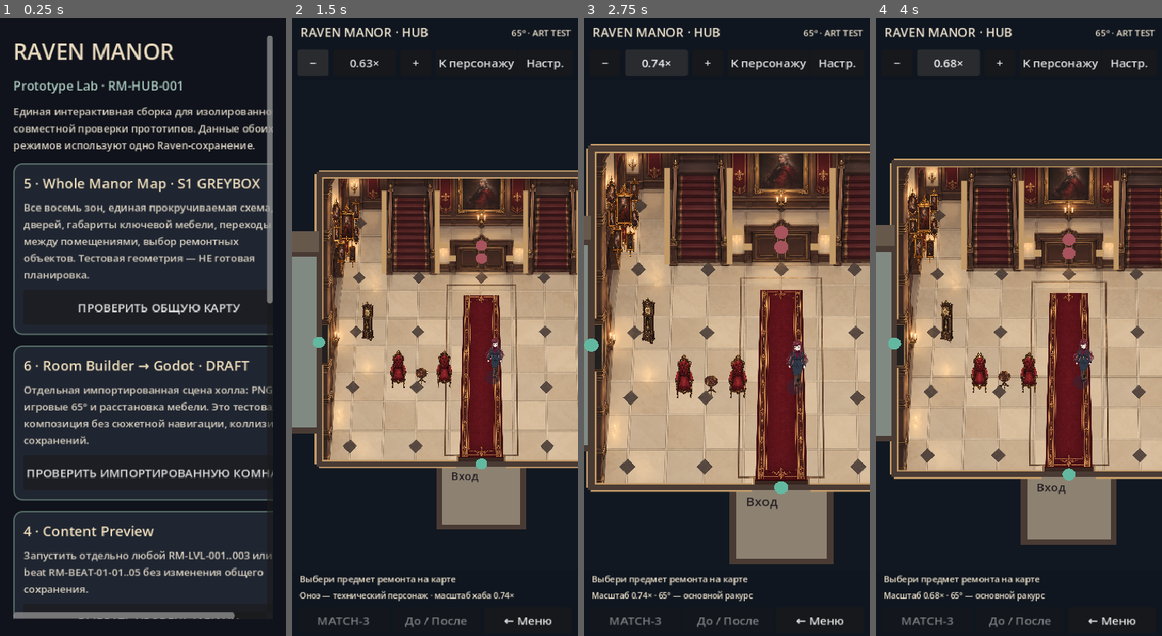
Above: before the commit, frames 1-4 (left to right).
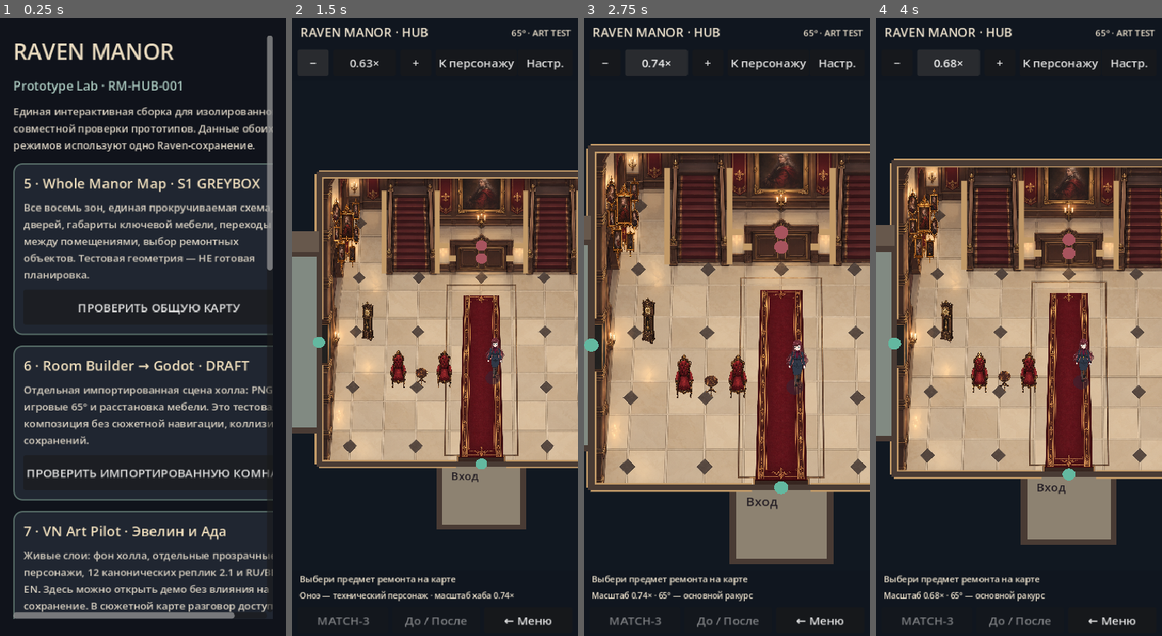
Above: after the commit, the same moments.

Repository: bezdredoff/RavenManor-Godot
Game: Godot game, scene res://scenes/raven/prototype_launcher.tscn
The game is run twice, just before and just after one commit, with the same random seed, the same clock (stepped at 60 frames per second) and the same inputs.
Inputs:
- Up to frame 1 (0.25 s): no input
- Up to frame 2 (1.5 s): click "ПРОВЕРИТЬ ОБЩУЮ КАРТУ" at 0.5 s; click "−" at 1.25 s
- Up to frame 3 (2.75 s): click "0.63×" at 2 s
- Up to frame 4 (4 s): click "0.74×" at 2.75 s; click "0.80×" at 3.5 s

The runs differ from the first frame. In frame 1, 3.3% of the frame differs, in the area x 8-96%, y 40-98%; in frame 2, less than 0.1%; in frame 3, less than 0.1%; in frame 4, less than 0.1%.

Commit message:
feat: expose layered tea-hall VN scene in Prototype Lab

Diff:
--- a/scripts/raven/prototype_launcher.gd
+++ b/scripts/raven/prototype_launcher.gd
@@ -5,6 +5,7 @@
 const WHOLE_MAP_SCENE := "res://scenes/raven/season1_map_greybox.tscn"
 const VERTICAL_SLICE_SCENE := "res://scenes/raven/vertical_slice.tscn"
 const CONTENT_PREVIEW_SCENE := "res://scenes/raven/content_preview.tscn"
+const HALL_TEA_PILOT := "res://scenes/raven/hall_tea_vn.tscn"
 const BUILDER_GAME_PREVIEW_SCENE := "res://scenes/raven/generated/RM_ROOM_HALL_GamePreview.tscn"
 
 
@@ -35,6 +36,12 @@
 		))
 	else:
 		column.add_child(_paragraph("6 · Room Builder: импортируй экспортированный JSON через import_room_builder_game.py, чтобы создать отдельную проверяемую сцену в Godot."))
+	column.add_child(_card(
+		"7 · VN Art Pilot · Эвелин и Ада",
+		"Живые слои: фон холла, отдельные прозрачные персонажи, 12 канонических реплик 2.1 и RU/BE/EN. Здесь можно открыть демо без влияния на сохранение. В сюжетной карте разговор доступен только после первого акта.",
+		"ОТКРЫТЬ VN АРТ-ПРОТОТИП",
+		_open.bind(HALL_TEA_PILOT)
+	))
 	column.add_child(_card(
 		"4 · Content Preview",
 		"Запустить отдельно любой RM-LVL-001..003 или VN beat RM-BEAT-01-01..05 без изменения общего сохранения.",
